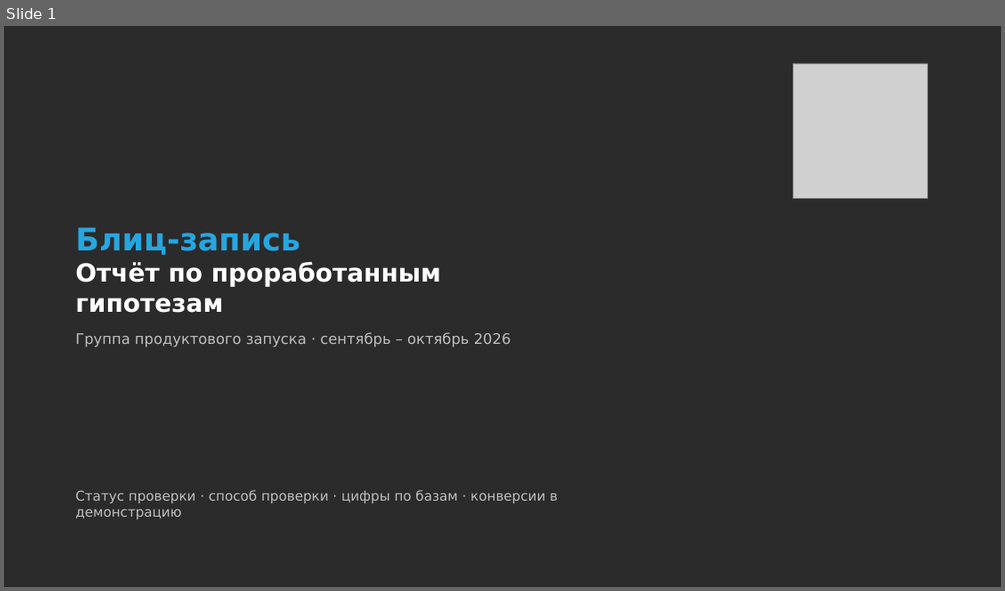
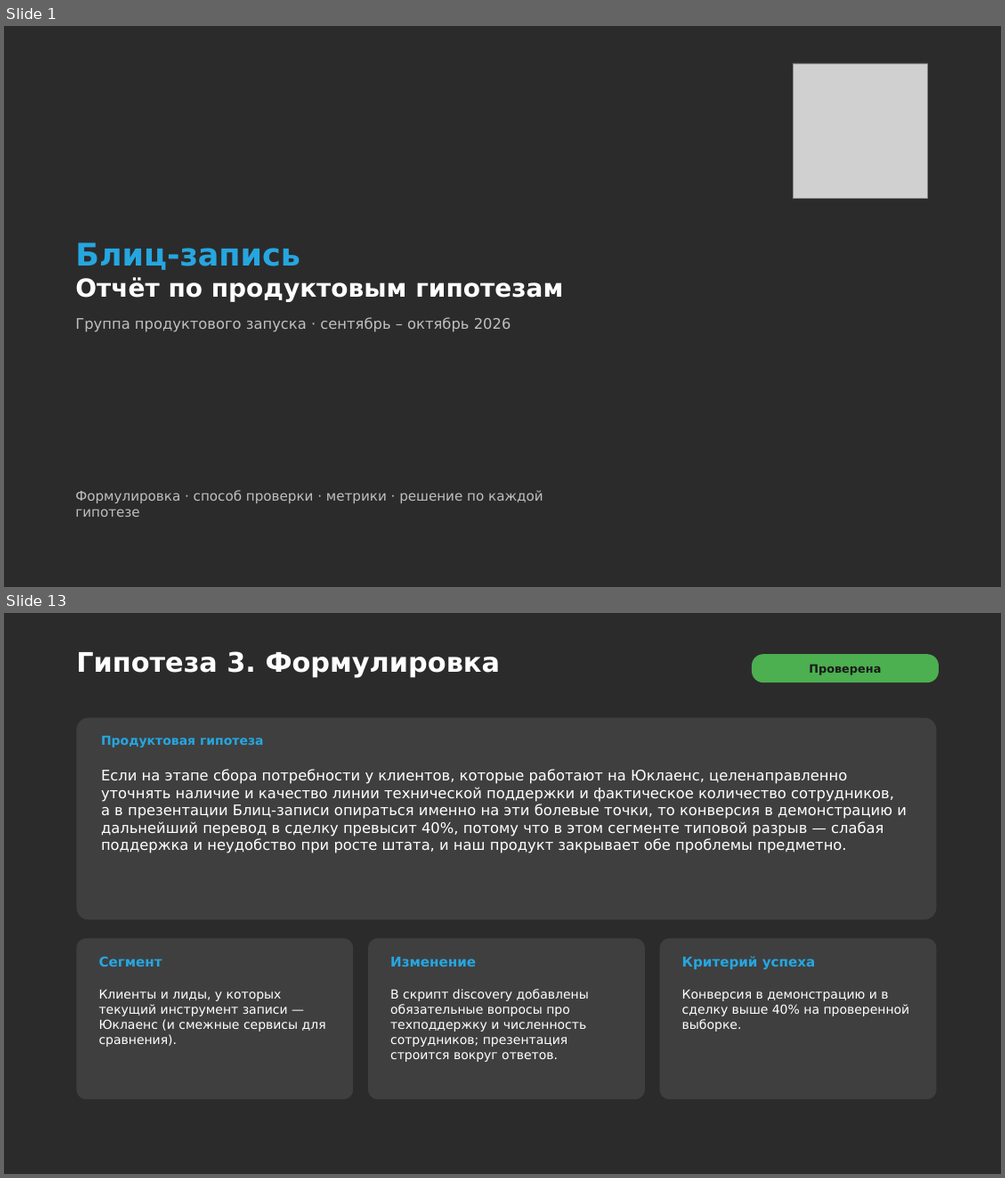
Before and after one commit to daaanilNikonov/for-lisa, a slide deck: presentation/Блиц-запись_Отчет_по_гипотезам.pptx. Shown one above the other, each under a label of ours: slide 1 before the commit, slides 1 and 13 after it; the slides between them are not shown. The pictures are 1005x591 and 1005x1178 pixels, drawn with LibreOffice and Linux fonts; fonts in the diff are those of the drawing; grey boxes stand for pictures; background and template pictures are left out; a plain dark background stands for a picture behind light text. Boxes give left, top, right and bottom in pixels: in the first picture for what was removed or moved away, otherwise in the second. Text is boxed around its words. In the diff, an @@ line names an element or a change of style, - is before the commit and + after.

```diff
--- a/presentation/Блиц-запись_Отчет_по_гипотезам.pptx
+++ b/presentation/Блиц-запись_Отчет_по_гипотезам.pptx
@@ slide 13 added at <box>4,613,1001,1174</box>, background picture (left out) @@
@@ title added at <box>76,651,500,678</box>, 26 pt, text #FFFFFF, bold @@
+Гипотеза 3. Формулировка
@@ rounded rectangle added at <box>752,654,938,682</box>, fill #4CAF50 @@
@@ text added at <box>809,664,881,675</box>, 11 pt, text #1A1A1A, bold @@
+Проверена
@@ rounded rectangle added at <box>77,718,937,919</box>, fill #3F3F3F @@
@@ text added at <box>101,736,264,747</box>, 12 pt, text #26A6E0, bold @@
+Продуктовая гипотеза
@@ text added at <box>101,769,906,853</box>, 14 pt, text #FFFFFF @@
+Если на этапе сбора потребности у клиентов, которые работают на Юклаенс, целенаправленно уточнять наличие и качество линии технической поддержки и фактическое количество сотрудников, а в презентации Блиц-записи опираться именно на эти болевые точки, то конверсия в демонстрацию и дальнейший перевод в сделку превысит 40%, потому что в этом сегменте типовой разрыв — слабая поддержка и неудобство при росте штата, и наш продукт закрывает обе проблемы предметно.
@@ rounded rectangle added at <box>77,938,353,1099</box>, fill #3F3F3F @@
@@ text added at <box>99,957,162,966</box>, 13 pt, text #26A6E0, bold @@
+Сегмент
@@ rounded rectangle added at <box>368,938,645,1099</box>, fill #3F3F3F @@
@@ text added at <box>390,957,476,966</box>, 13 pt, text #26A6E0, bold @@
+Изменение
@@ rounded rectangle added at <box>660,938,937,1099</box>, fill #3F3F3F @@
@@ text added at <box>682,956,816,970</box>, 13 pt, text #26A6E0, bold @@
+Критерий успеха
@@ text added at <box>99,989,326,1046</box>, 12 pt, text #FFFFFF @@
+Клиенты и лиды, у которых текущий инструмент записи — Юклаенс (и смежные сервисы для сравнения).
@@ text added at <box>390,989,589,1062</box>, 12 pt, text #FFFFFF @@
+В скрипт discovery добавлены обязательные вопросы про техподдержку и численность сотрудников; презентация строится вокруг ответов.
@@ text added at <box>682,989,910,1031</box>, 12 pt, text #FFFFFF @@
+Конверсия в демонстрацию и в сделку выше 40% на проверенной выборке.
@@ slide 1 changed as well @@
@@ title at <box>75,277,563,302</box>: text changed @@
-Отчёт по проработанным гипотезам
+Отчёт по продуктовым гипотезам
@@ subtitle at <box>75,490,543,516</box>: text changed @@
-Статус проверки · способ проверки · цифры по базам · конверсии в демонстрацию
+Формулировка · способ проверки · метрики · решение по каждой гипотезе
```
Also in this commit, not shown: 16 other slides added, 9 slides removed, 1 other file.
